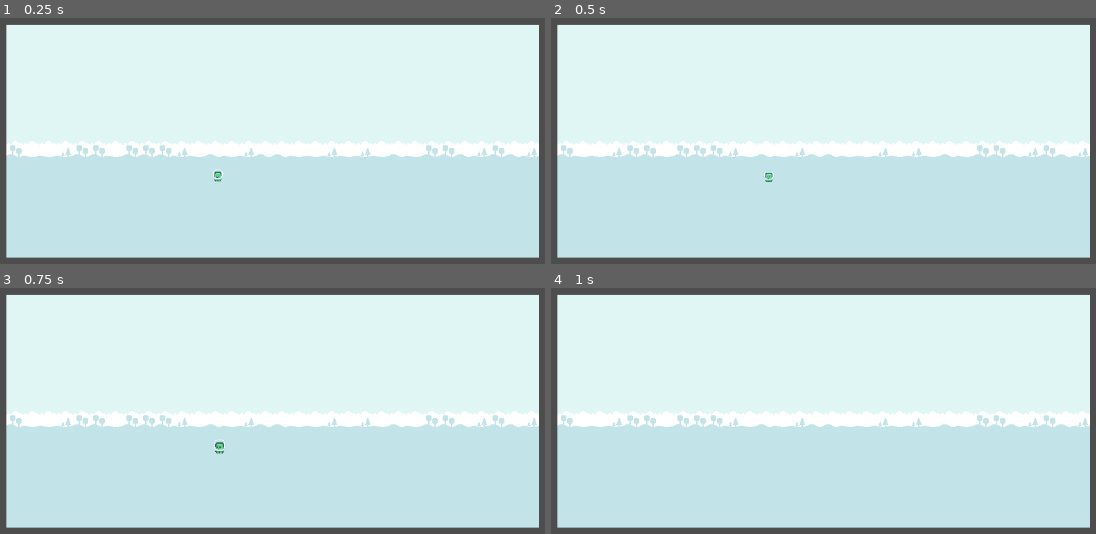
Above: before the commit, frames 1-4 (two rows, left to right).
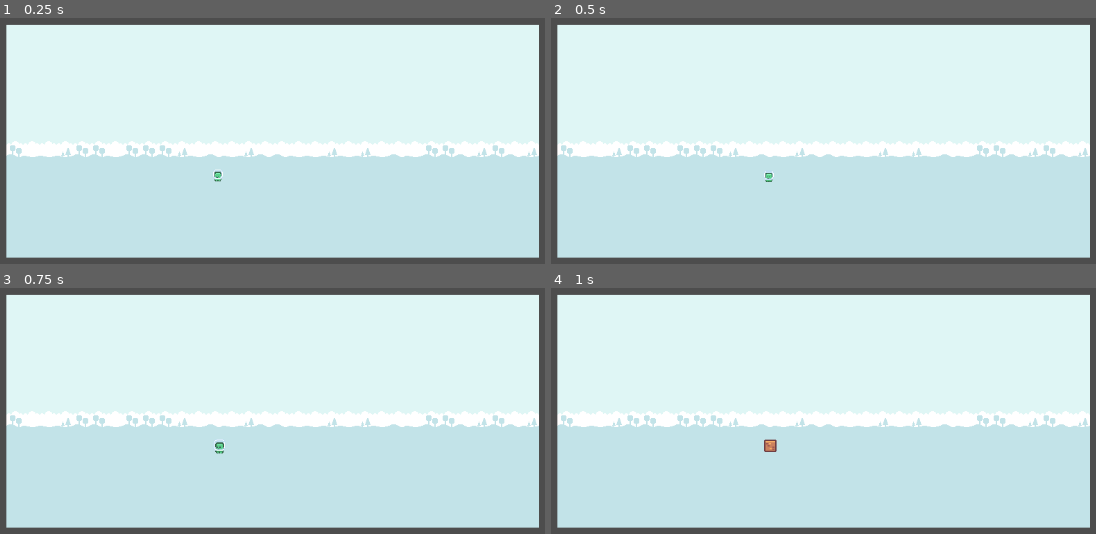
Above: after the commit, the same moments.

Repository: FerCamarena/Godot-SunnyLand_Game
Game: Godot game, scene res://Scenes/test_scene.tscn
Two runs of this game, one before a commit and one after it. Both use one fixed random seed, a clock stepped at 60 frames per second and the inputs below.
Inputs:
- Up to frame 1 (0.25 s): no input
- Up to frame 2 (0.5 s): no input
- Up to frame 3 (0.75 s): tap Enter at 0.5 s; hold D (move_right) from 0.53 s (still down); tap Space (morph) at 0.6 s
- Up to frame 4 (1 s): keep holding D (move_right); tap W (jump) at 0.77 s

Frames 1-3 are identical in both runs. In frame 4, 0.1% of the frame differs, in the area x 39-42%, y 61-67%.

Commit message:
Fix: Block dependencies
Fix Block missing texture to work with new tileset.

Diff:
--- a/Prefabs/Block.tscn
+++ b/Prefabs/Block.tscn
@@ -1,6 +1,6 @@
 [gd_scene load_steps=3 format=3 uid="uid://bct4vg45dics6"]
 
-[ext_resource type="Texture2D" uid="uid://bhikh71d78wm5" path="res://Sprites/Tiles/ground_dirt_0.png" id="1_ejcba"]
+[ext_resource type="Texture2D" uid="uid://w46lmkcnodey" path="res://Sprites/Tilesets/platforms_tilesheet.png" id="1_poagc"]
 
 [sub_resource type="RectangleShape2D" id="RectangleShape2D_1dr15"]
 size = Vector2(18, 18)
@@ -8,7 +8,11 @@
 [node name="Block" type="StaticBody2D"]
 
 [node name="Sprite" type="Sprite2D" parent="."]
-texture = ExtResource("1_ejcba")
+texture_filter = 1
+texture = ExtResource("1_poagc")
+hframes = 37
+vframes = 14
+frame = 392
 
 [node name="Shape" type="CollisionShape2D" parent="."]
 shape = SubResource("RectangleShape2D_1dr15")
